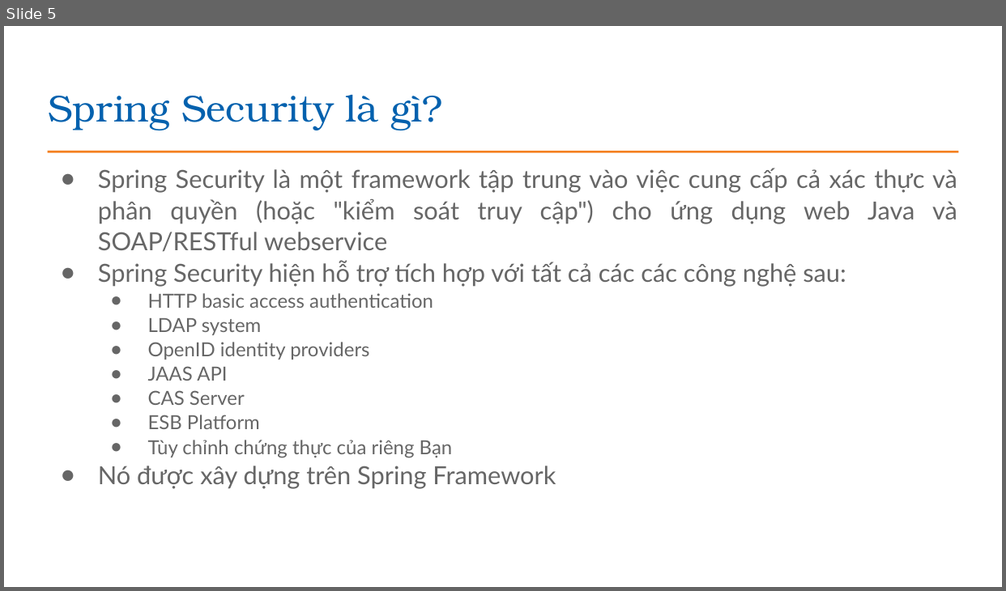
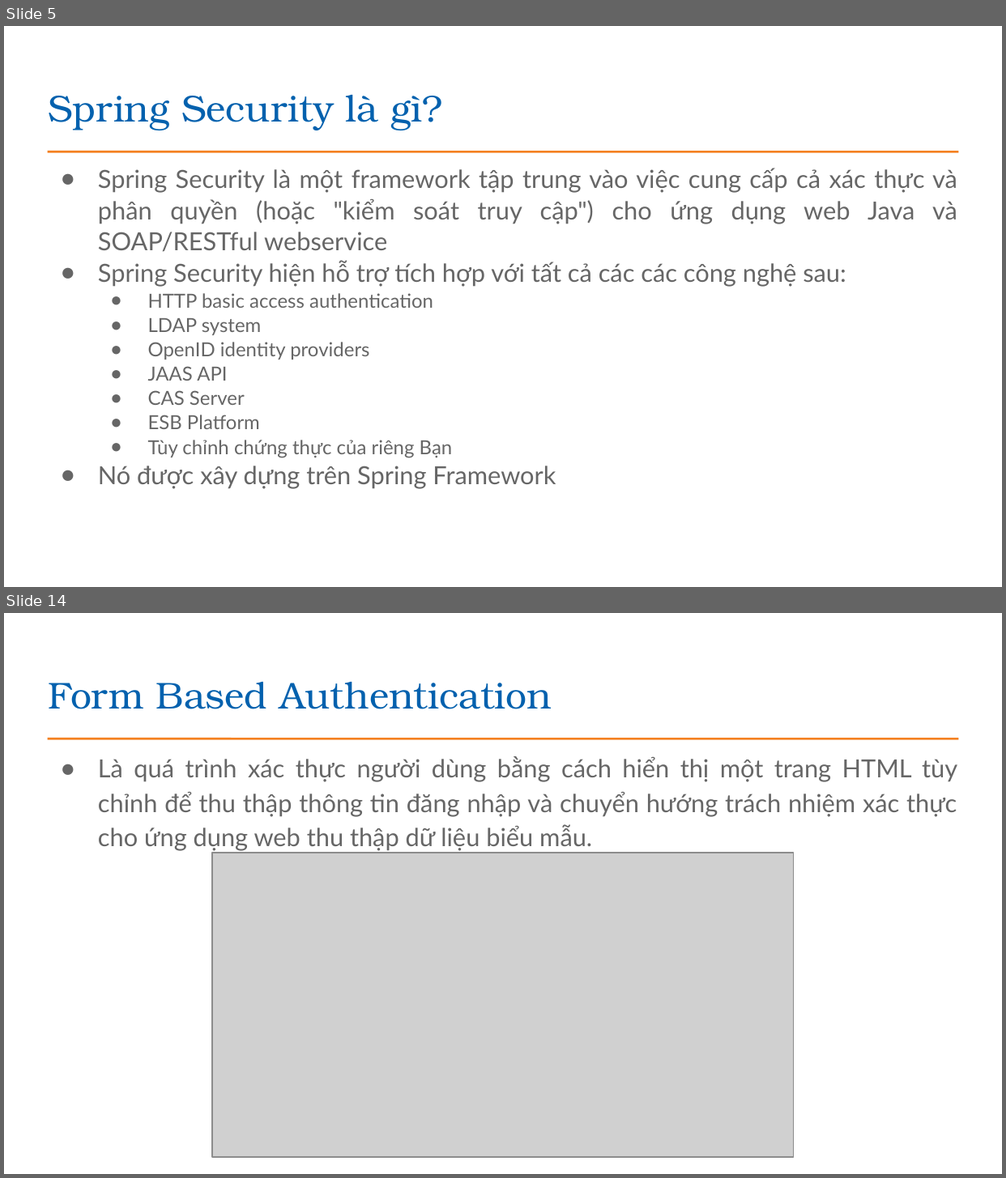
Before and after one commit to EdisonTechnologyAcademy/Java---Construction, a slide deck: presentations/Bài 25_Bao mat trong Java Spring Boot.pptx. Shown one above the other, each under a label of ours: slide 5 before the commit, slides 5 and 14 after it; the slides between them are not shown. The pictures are 1006x591 and 1006x1178 pixels, drawn with LibreOffice and Linux fonts; fonts in the diff are those of the drawing; grey boxes stand for pictures; background and template pictures are left out. Boxes give left, top, right and bottom in pixels: in the first picture for what was removed or moved away, otherwise in the second. Text is boxed around its words. In the diff, an @@ line names an element or a change of style, - is before the commit and + after.

```diff
--- a/presentations/Bài 25_Bao mat trong Java Spring Boot.pptx
+++ b/presentations/Bài 25_Bao mat trong Java Spring Boot.pptx
@@ slide 14 added at (x1=4, y1=613, x2=1002, y2=1174), background #FFFFFF; not listed: 1 template element that a slide beside it also shows @@
@@ title added at (x1=48, y1=682, x2=552, y2=709), 27 pt, text #0361AE @@
+Form Based Authentication
@@ text added at (x1=98, y1=756, x2=957, y2=851), 18 pt, text #666666 @@
+● Là quá trình xác thực người dùng bằng cách hiển thị một trang HTML tùy chỉnh để thu thập thông tin đăng nhập và chuyển hướng trách nhiệm xác thực cho ứng dụng web thu thập dữ liệu biểu mẫu.
@@ picture added at (x1=212, y1=853, x2=795, y2=1157) @@
```
Also in this commit, not shown: 1 slide changed, 11 other slides added, 2 slides removed.
